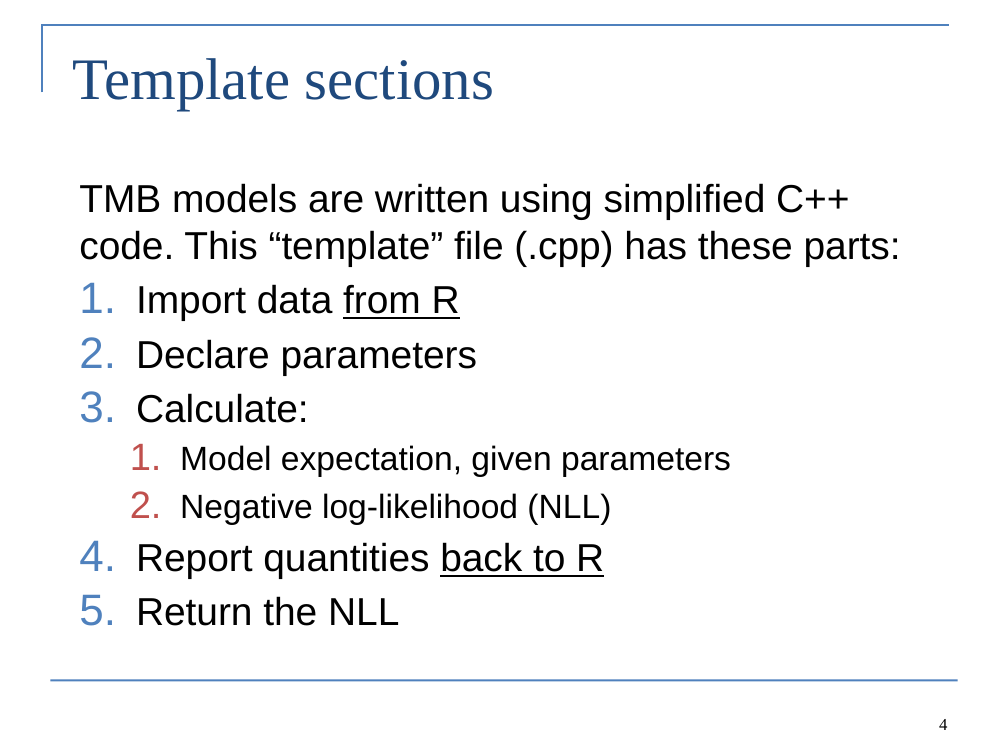
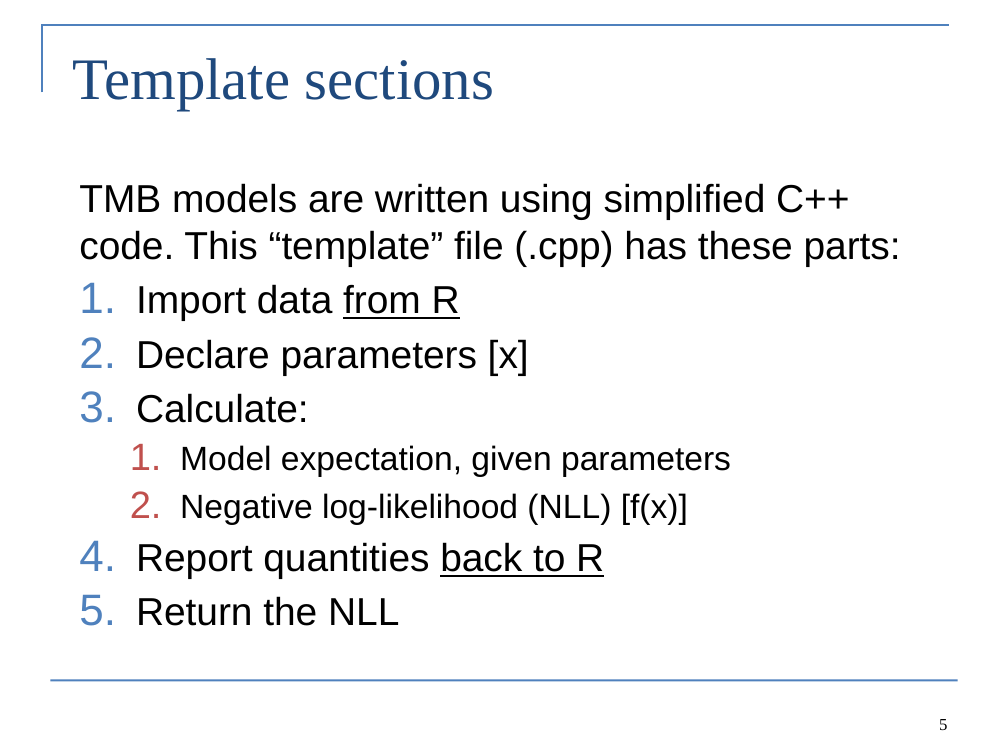
Before and after one commit to Cole-Monnahan-NOAA/tmb_workshop, a slide deck: slide 5 of day2/lecture2_TMB_syntax_eng.pptx (slide 4 before the commit). Drawn at 1008x756 pixels with LibreOffice and Linux fonts; fonts in the diff are those of the drawing. Boxes give left, top, right and bottom in pixels: in the first picture for what was removed or moved away, otherwise in the second. Text is boxed around its words. In the diff, an @@ line names an element or a change of style, - is before the commit and + after.

```diff
--- a/day2/lecture2_TMB_syntax_eng.pptx
+++ b/day2/lecture2_TMB_syntax_eng.pptx
@@ text at box(136, 339, 529, 375): text changed @@
-2. Declare parameters
+2. Declare parameters [x]
@@ text at box(180, 493, 688, 525): text changed @@
-  2. Negative log-likelihood (NLL)
+  2. Negative log-likelihood (NLL) [f(x)]
@@ page number at box(939, 719, 947, 730): text changed @@
-4
+5
```
Also in this commit, not shown: 7 other slides changed, 1 slide added, 1 slide removed, 1 other file.
